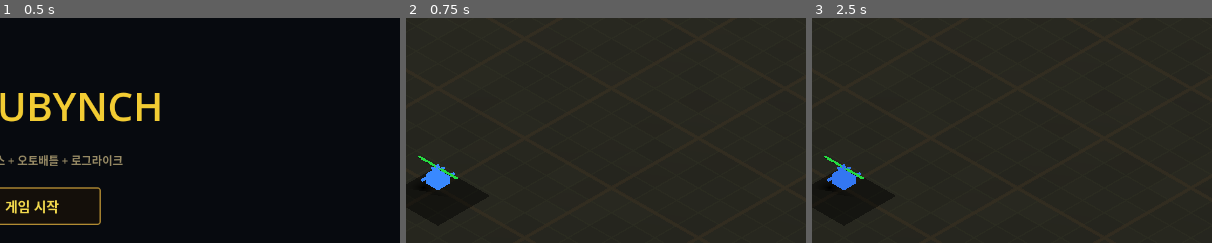
Above: before the commit, frames 1-3 (left to right).
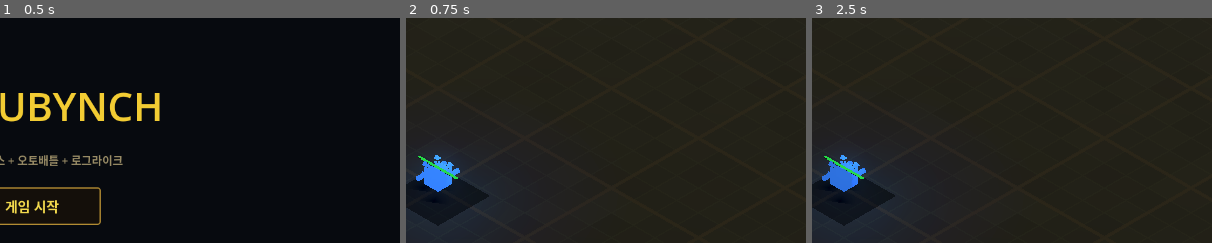
Above: after the commit, the same moments.

Repository: kingkingburger/sikmubynch
Game: Godot game, scene res://scenes/main/title.tscn
The game is run twice, just before and just after one commit, with the same random seed, the same clock (stepped at 60 frames per second) and the same inputs. Sound files missing from this copy of the repository are replaced by a short silence.
Inputs:
- Up to frame 1 (0.5 s): no input
- Up to frame 2 (0.75 s): click "게임 시작" at 0.5 s
- Up to frame 3 (2.5 s): click "[1] 바리케이드 $10" at 1.25 s; click "[2] 타워 $50" at 2 s
The pictures show only the part of the screen within x 46-96%, y 12-62%; the shares and areas given below are measured in that part.

Frame 1 is identical in both runs. In frame 2, 0.6% of the frame differs, in the area x 2-15%, y 60-78%; in frame 3, 0.6%.

Commit message:
조명 시스템 + GLB 모델 업그레이드 + UI 목업
- 다크 판타지 조명: 블룸, 건물 OmniLight, 피아 발광 색상 구분
- trimesh GLB 모델 18-28파트 디아블로풍 재생성
- UI 목업 2종 (StarCraft 스타일 레이아웃)
- Ouroboros 비주얼 분위기 문서

Co-Authored-By: Claude Opus 4.6 (1M context) <noreply@anthropic.com>

Diff:
--- a/project/scenes/buildings/base_building.gd
+++ b/project/scenes/buildings/base_building.gd
@@ -24,7 +24,45 @@
 	if data:
 		current_hp = data.max_hp
 	_build_mesh()
+	_add_building_light()
 	SpatialGrid.register(self, "buildings")
+
+func _add_building_light() -> void:
+	var light := OmniLight3D.new()
+	light.shadow_enabled = false
+	var bname: String = data.building_name if data else ""
+	match bname:
+		"HQ":
+			light.light_color = Color(0.3, 0.5, 1.0)
+			light.light_energy = 2.0
+			light.omni_range = 14.0
+			light.position = Vector3(0, 2.0, 0)
+		"Tower":
+			light.light_color = Color(1.0, 0.85, 0.4)
+			light.light_energy = 1.2
+			light.omni_range = 8.0
+			light.position = Vector3(0, 1.5, 0)
+		"Barracks":
+			light.light_color = Color(1.0, 0.7, 0.3)
+			light.light_energy = 0.8
+			light.omni_range = 6.0
+			light.position = Vector3(0, 1.2, 0)
+		"Miner":
+			light.light_color = Color(0.2, 0.85, 0.9)
+			light.light_energy = 1.0
+			light.omni_range = 7.0
+			light.position = Vector3(0, 1.0, 0)
+		"Buff Tower":
+			light.light_color = Color(1.0, 0.85, 0.3)
+			light.light_energy = 1.5
+			light.omni_range = 10.0
+			light.position = Vector3(0, 1.5, 0)
+		_:
+			light.light_color = Color(0.8, 0.6, 0.3)
+			light.light_energy = 0.6
+			light.omni_range = 5.0
+			light.position = Vector3(0, 1.0, 0)
+	add_child(light)
 
 func get_effective_max_hp() -> float:
 	if not data:
--- a/project/scenes/enemies/enemy.gd
+++ b/project/scenes/enemies/enemy.gd
@@ -131,8 +131,8 @@
 	_body_mat.albedo_color = c
 	_body_mat.roughness = 0.35
 	_body_mat.emission_enabled = true
-	_body_mat.emission = c * 0.5
-	_body_mat.emission_energy_multiplier = 2.0
+	_body_mat.emission = Color(1.0, 0.25, 0.1) * 0.8
+	_body_mat.emission_energy_multiplier = 3.5
 	_body_mat.rim_enabled = true
 	_body_mat.rim = 0.5
 	_body_mat.rim_tint = 0.3
--- a/project/scenes/main/game.gd
+++ b/project/scenes/main/game.gd
@@ -248,19 +248,27 @@
 	GameFeel.update_camera_base(pos)
 
 func _setup_lighting() -> void:
+	# Dim directional — barely visible, just for shadows
 	var sun := DirectionalLight3D.new()
 	sun.rotation_degrees = Vector3(-55.0, 30.0, 0.0)
-	sun.light_color = Color(1.0, 0.97, 0.88)
-	sun.light_energy = 1.2
+	sun.light_color = Color(0.95, 0.9, 0.8)
+	sun.light_energy = 1.1
 	sun.shadow_enabled = true
 	add_child(sun)
 
+	# Dark environment —発光体 only
 	var env := Environment.new()
 	env.background_mode = Environment.BG_COLOR
-	env.background_color = Color(0.02, 0.02, 0.03)
+	env.background_color = Color(0.01, 0.01, 0.015)
 	env.ambient_light_source = Environment.AMBIENT_SOURCE_COLOR
-	env.ambient_light_color = Color(0.25, 0.27, 0.32)
+	env.ambient_light_color = Color(0.22, 0.24, 0.3)
 	env.ambient_light_energy = 0.5
+	# Glow/Bloom — makes emission pop
+	env.glow_enabled = true
+	env.glow_intensity = 0.8
+	env.glow_bloom = 0.15
+	env.glow_blend_mode = Environment.GLOW_BLEND_MODE_ADDITIVE
+	env.glow_hdr_threshold = 0.8
 
 	var world_env := WorldEnvironment.new()
 	world_env.environment = env
@@ -275,10 +283,10 @@
 	shader.code = """
 shader_type spatial;
 
-uniform vec3 ground_dark : source_color = vec3(0.06, 0.07, 0.05);
-uniform vec3 ground_mid : source_color = vec3(0.10, 0.11, 0.08);
-uniform vec3 grid_color : source_color = vec3(0.14, 0.16, 0.10);
-uniform vec3 chunk_color : source_color = vec3(0.18, 0.14, 0.08);
+uniform vec3 ground_dark : source_color = vec3(0.05, 0.06, 0.04);
+uniform vec3 ground_mid : source_color = vec3(0.09, 0.1, 0.07);
+uniform vec3 grid_color : source_color = vec3(0.12, 0.14, 0.09);
+uniform vec3 chunk_color : source_color = vec3(0.16, 0.13, 0.07);
 uniform float map_size = 256.0;
 
 float hash(vec2 p) {
@@ -314,7 +322,7 @@
 	// Vignette — darken edges
 	vec2 center_uv = UV - 0.5;
 	float vignette = 1.0 - dot(center_uv, center_uv) * 0.8;
-	vignette = clamp(vignette, 0.3, 1.0);
+	vignette = clamp(vignette, 0.35, 1.0);
 
 	vec3 col = base;
 	col = mix(col, grid_color, is_line);
--- a/project/scenes/units/unit.gd
+++ b/project/scenes/units/unit.gd
@@ -114,8 +114,8 @@
 	_body_mat.albedo_color = c
 	_body_mat.roughness = 0.4
 	_body_mat.emission_enabled = true
-	_body_mat.emission = c * 0.4
-	_body_mat.emission_energy_multiplier = 1.5
+	_body_mat.emission = Color(0.2, 0.4, 1.0) * 0.8
+	_body_mat.emission_energy_multiplier = 3.0
 	_body_mat.rim_enabled = true
 	_body_mat.rim = 0.45
 	_body_mat.rim_tint = 0.25
Binary file changed: project/assets/models/buildings/barracks.glb
Binary file changed: project/assets/models/buildings/hq.glb
Binary file changed: project/assets/models/buildings/miner.glb
Binary file changed: project/assets/models/buildings/tower.glb
Binary file changed: project/assets/models/buildings/tower_turret.glb
Binary file changed: project/assets/models/effects/mineral_orb.glb
Binary file changed: project/assets/models/effects/projectile.glb
Binary file changed: project/assets/models/enemies/destroyer.glb
Binary file changed: project/assets/models/enemies/elite_rusher.glb
Binary file changed: project/assets/models/enemies/exploder.glb
Binary file changed: project/assets/models/enemies/rusher.glb
Binary file changed: project/assets/models/enemies/splitter.glb
(and 15 more such lines)
